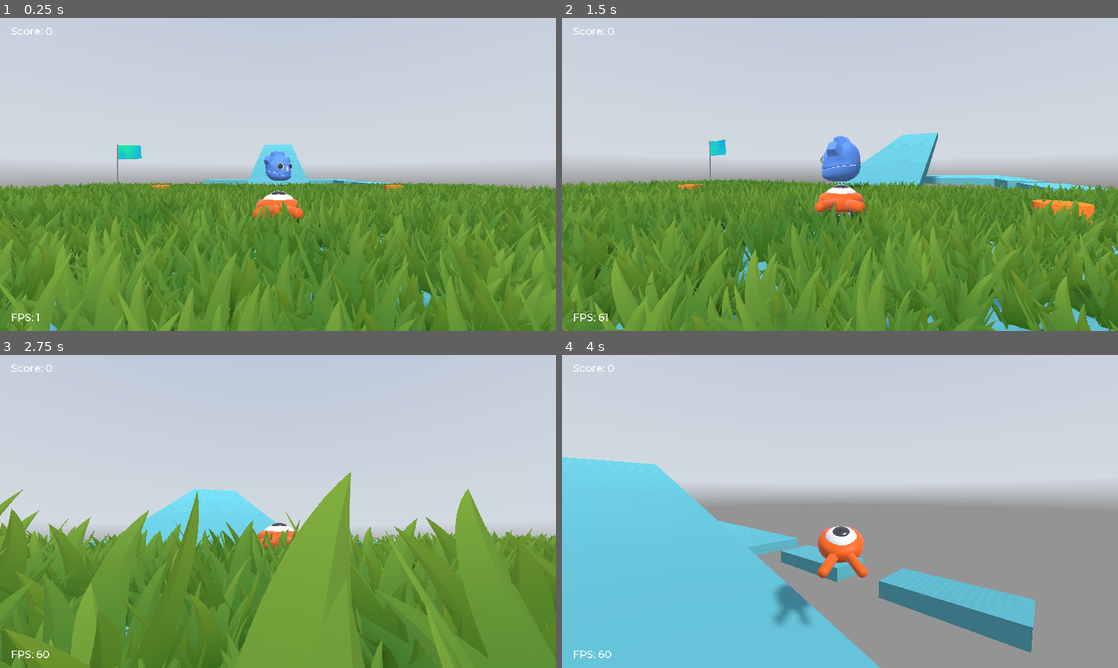
Above: before the commit, frames 1-4 (two rows, left to right).
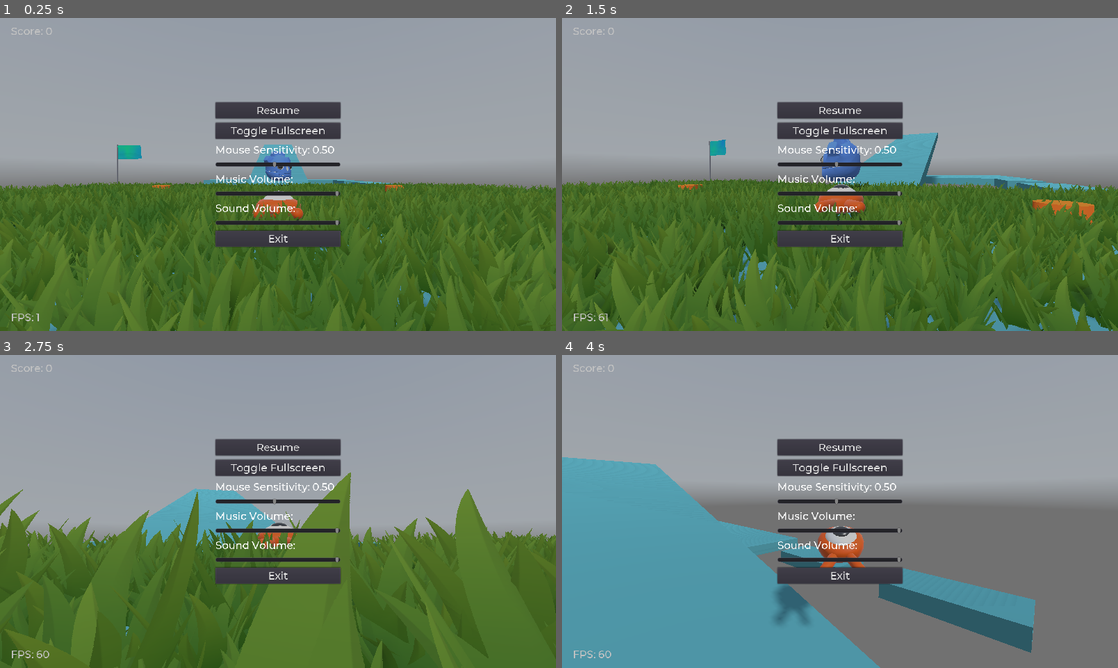
Above: after the commit, the same moments.

Repository: telmotrooper/squash-the-creeps
Game: Godot game, scene res://Main.tscn
Same seed, same stepped clock (60 frames per second), same inputs: the game is played once before the commit and once after it. A sky picture missing from this copy of the repository is replaced by a grey-blue gradient.
Inputs (mouse positions are in pixels of both pictures, inside the frame that each line leads up to):
- Up to frame 1 (0.25 s): no input
- Up to frame 2 (1.5 s): tap Enter (ui_accept) at 0.5 s; move the mouse to (867, 174) at 0.52 s; hold Up (move_forward) from 0.53 s (still down); tap Delete at 0.6 s; click (867, 174) at 0.67 s; tap Space (jump) at 0.77 s; move the mouse to (812, 174) at 1.27 s; tap Shift at 1.35 s
- Up to frame 3 (2.75 s): keep holding Up (move_forward); tap Space (jump) at 1.52 s; move the mouse to (289, 505) at 2.02 s; tap Delete at 2.1 s
- Up to frame 4 (4 s): keep holding Up (move_forward); move the mouse to (834, 517) at 2.77 s; tap Shift at 2.85 s; click (834, 517) at 2.92 s; tap Space (jump) at 3.02, 3.77 s; move the mouse to (878, 514) at 3.52 s; tap Delete at 3.6 s

The runs differ from the first frame. In frame 1, 100% of the frame differs, in the area x 0-100%, y 0-100%; in frame 2, 99%; in frame 3, 100%; in frame 4, 100%.

Commit message:
Working on volume controls

Diff:
--- a/Configuration.gd
+++ b/Configuration.gd
@@ -7,6 +7,8 @@
   var load_file = config.load(file_path)
 
   if load_file != OK:
+    config.set_value("audio", "music_volume", 100)
+    config.set_value("audio", "sound_volume", 100)
     config.set_value("controls", "mouse_sensitivity", 0.5)
     config.set_value("display", "fullscreen", false)
     config.save(file_path)
--- a/Pause.gd
+++ b/Pause.gd
@@ -1,6 +1,8 @@
 extends Control
 
 const sensitivity_text = "Mouse Sensitivity: %.2f"
+const music_volume_text = "Music Volume: %d"
+const sound_volume_text = "Sound Volume: %d"
 
 func _ready():
   $VBoxContainer/SensitivityLabel.text = sensitivity_text % Configuration.get_value("controls", "mouse_sensitivity")
@@ -15,6 +17,13 @@
   Configuration.update_setting("controls", "mouse_sensitivity", value)
   $VBoxContainer/SensitivityLabel.text = sensitivity_text % value
 
+func _on_MusicVolumeSlider_value_changed(value):
+  Configuration.update_setting("audio", "music_volume", value)
+  $VBoxContainer/MusicVolumeLabel.text = music_volume_text % value
+
+func _on_SoundVolumeSlider_value_changed(value):
+  Configuration.update_setting("audio", "sound_volume", value)
+  $VBoxContainer/SoundVolumeLabel.text = sound_volume_text % value
 
 func pause():
   get_tree().paused = not get_tree().paused
--- a/ui/UserInterface.tscn
+++ b/ui/UserInterface.tscn
@@ -53,7 +53,6 @@
 
 [node name="Pause" type="Control" parent="."]
 pause_mode = 2
-visible = false
 anchor_right = 1.0
 anchor_bottom = 1.0
 script = ExtResource( 2 )
@@ -74,9 +73,9 @@
 anchor_top = 0.5
 anchor_right = 0.5
 anchor_bottom = 0.5
-margin_left = -139.0
+margin_left = -144.0
 margin_top = -166.0
-margin_right = 139.0
+margin_right = 144.0
 margin_bottom = 166.0
 custom_constants/separation = 10
 alignment = 1
@@ -85,25 +84,25 @@
 }
 
 [node name="ResumeButton" type="Button" parent="Pause/VBoxContainer"]
-margin_right = 315.0
+margin_right = 288.0
 margin_bottom = 37.0
 text = "Resume"
 
 [node name="ToggleFullscreenButton" type="Button" parent="Pause/VBoxContainer"]
 margin_top = 47.0
-margin_right = 315.0
+margin_right = 288.0
 margin_bottom = 84.0
 text = "Toggle Fullscreen"
 
 [node name="SensitivityLabel" type="Label" parent="Pause/VBoxContainer"]
 margin_top = 94.0
-margin_right = 315.0
+margin_right = 288.0
 margin_bottom = 125.0
 text = "Mouse Sensitivity: "
 
 [node name="SensitivitySlider" type="HSlider" parent="Pause/VBoxContainer"]
 margin_top = 135.0
-margin_right = 315.0
+margin_right = 288.0
 margin_bottom = 151.0
 min_value = 0.05
 max_value = 1.0
@@ -112,43 +111,37 @@
 
 [node name="MusicVolumeLabel" type="Label" parent="Pause/VBoxContainer"]
 margin_top = 161.0
-margin_right = 315.0
+margin_right = 288.0
 margin_bottom = 192.0
 text = "Music Volume: "
 
 [node name="MusicVolumeSlider" type="HSlider" parent="Pause/VBoxContainer"]
 margin_top = 202.0
-margin_right = 315.0
+margin_right = 288.0
 margin_bottom = 218.0
-min_value = 0.05
-max_value = 1.0
-step = 0.05
-value = 0.1
+value = 100.0
 
 [node name="SoundVolumeLabel" type="Label" parent="Pause/VBoxContainer"]
 margin_top = 228.0
-margin_right = 315.0
+margin_right = 288.0
 margin_bottom = 259.0
 text = "Sound Volume: "
 
 [node name="SoundVolumeSlider" type="HSlider" parent="Pause/VBoxContainer"]
 margin_top = 269.0
-margin_right = 315.0
+margin_right = 288.0
 margin_bottom = 285.0
-min_value = 0.05
-max_value = 1.0
-step = 0.05
-value = 0.1
+value = 100.0
 
 [node name="ExitButton" type="Button" parent="Pause/VBoxContainer"]
 margin_top = 295.0
-margin_right = 315.0
+margin_right = 288.0
 margin_bottom = 332.0
 text = "Exit"
 
 [connection signal="pressed" from="Pause/VBoxContainer/ResumeButton" to="Pause" method="_on_ResumeButton_pressed"]
 [connection signal="pressed" from="Pause/VBoxContainer/ToggleFullscreenButton" to="Pause" method="_on_ToggleFullscreenButton_pressed"]
 [connection signal="value_changed" from="Pause/VBoxContainer/SensitivitySlider" to="Pause" method="_on_SensitivitySlider_value_changed"]
-[connection signal="value_changed" from="Pause/VBoxContainer/MusicVolumeSlider" to="Pause" method="_on_SensitivitySlider_value_changed"]
-[connection signal="value_changed" from="Pause/VBoxContainer/SoundVolumeSlider" to="Pause" method="_on_SensitivitySlider_value_changed"]
+[connection signal="value_changed" from="Pause/VBoxContainer/MusicVolumeSlider" to="Pause" method="_on_MusicVolumeSlider_value_changed"]
+[connection signal="value_changed" from="Pause/VBoxContainer/SoundVolumeSlider" to="Pause" method="_on_SoundVolumeSlider_value_changed"]
 [connection signal="pressed" from="Pause/VBoxContainer/ExitButton" to="Pause" method="_on_ExitButton_pressed"]
